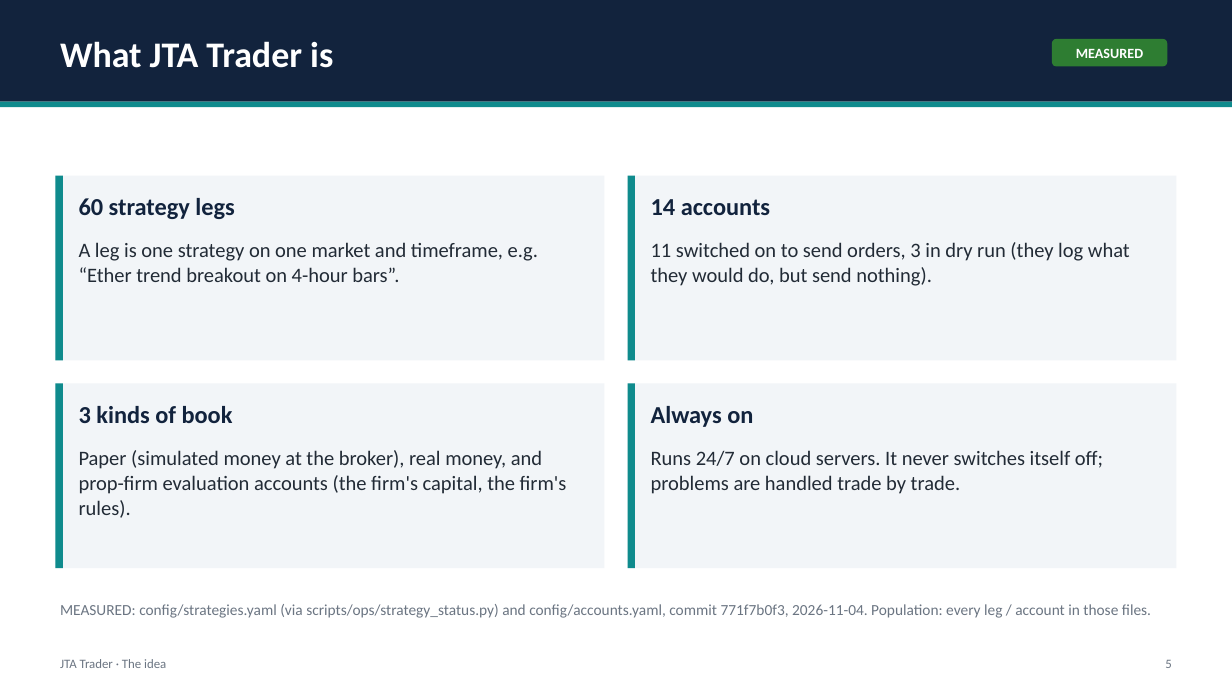
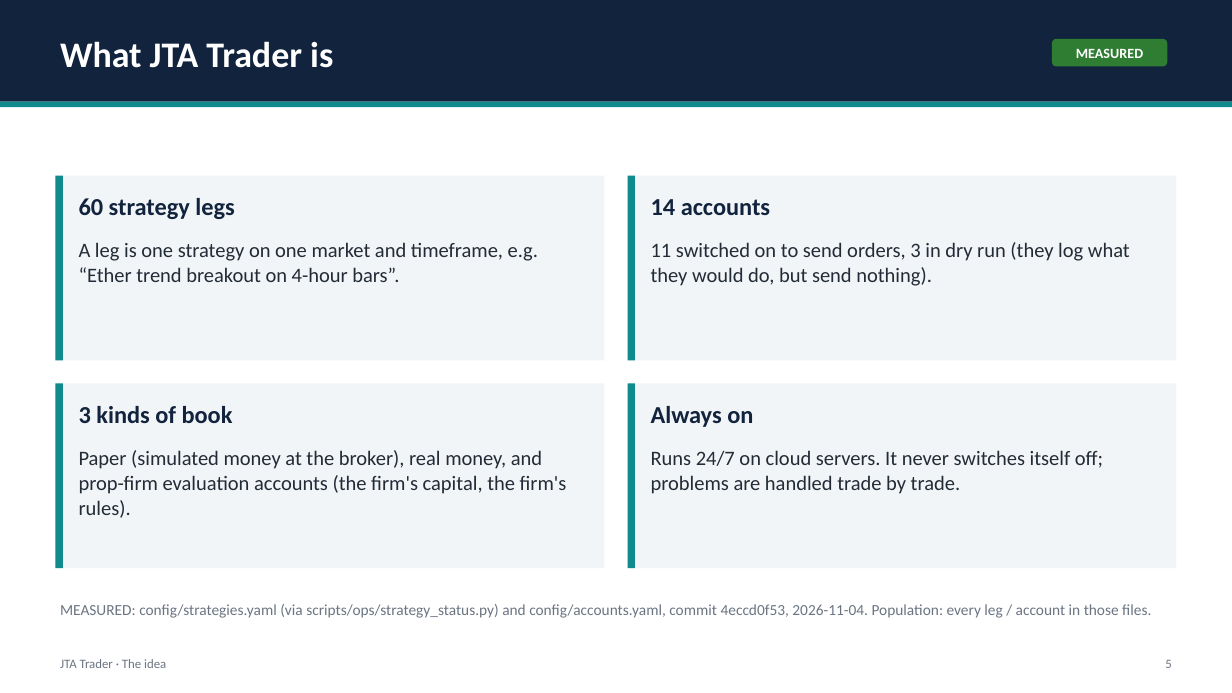
Before and after one commit to benbaichmankass/JTA-Trader, a slide deck: slide 5 of docs/pitch/jta-trader-pitch-deck.pptx. Drawn at 1232x693 pixels with LibreOffice and Linux fonts; fonts in the diff are those of the drawing. Boxes give left, top, right and bottom in pixels: in the first picture for what was removed or moved away, otherwise in the second. Text is boxed around its words. In the diff, an @@ line names an element or a change of style, - is before the commit and + after.

```diff
--- a/docs/pitch/jta-trader-pitch-deck.pptx
+++ b/docs/pitch/jta-trader-pitch-deck.pptx
@@ text at (x1=60, y1=604, x2=1151, y2=618): text changed @@
-MEASURED: config/strategies.yaml (via scripts/ops/strategy_status.py) and config/accounts.yaml, commit 771f7b0f3, 2026-11-04. Population: every leg / account in those files.
+MEASURED: config/strategies.yaml (via scripts/ops/strategy_status.py) and config/accounts.yaml, commit 4eccd0f53, 2026-11-04. Population: every leg / account in those files.
```
Also in this commit, not shown: 11 other slides changed, 2 other files.
